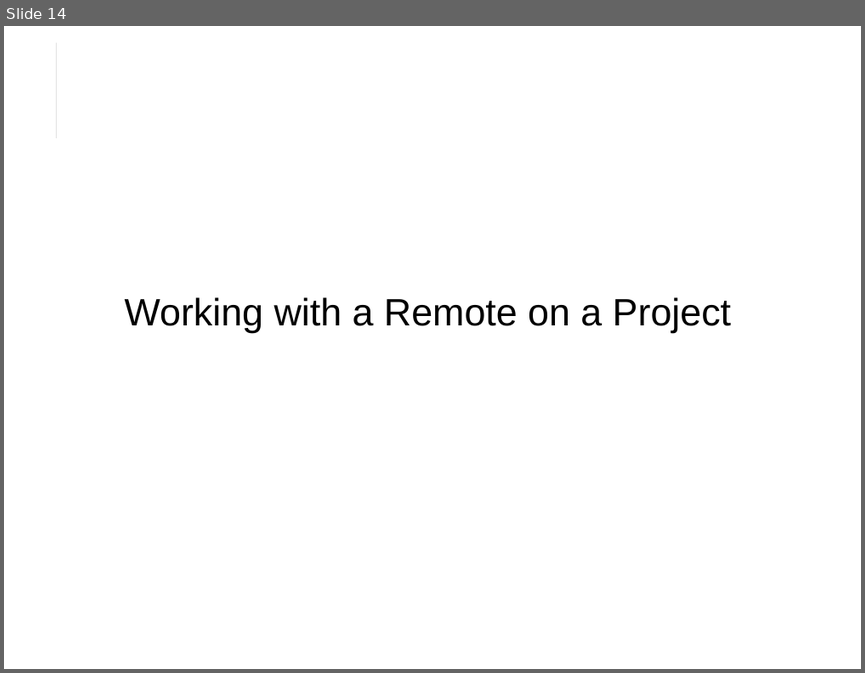
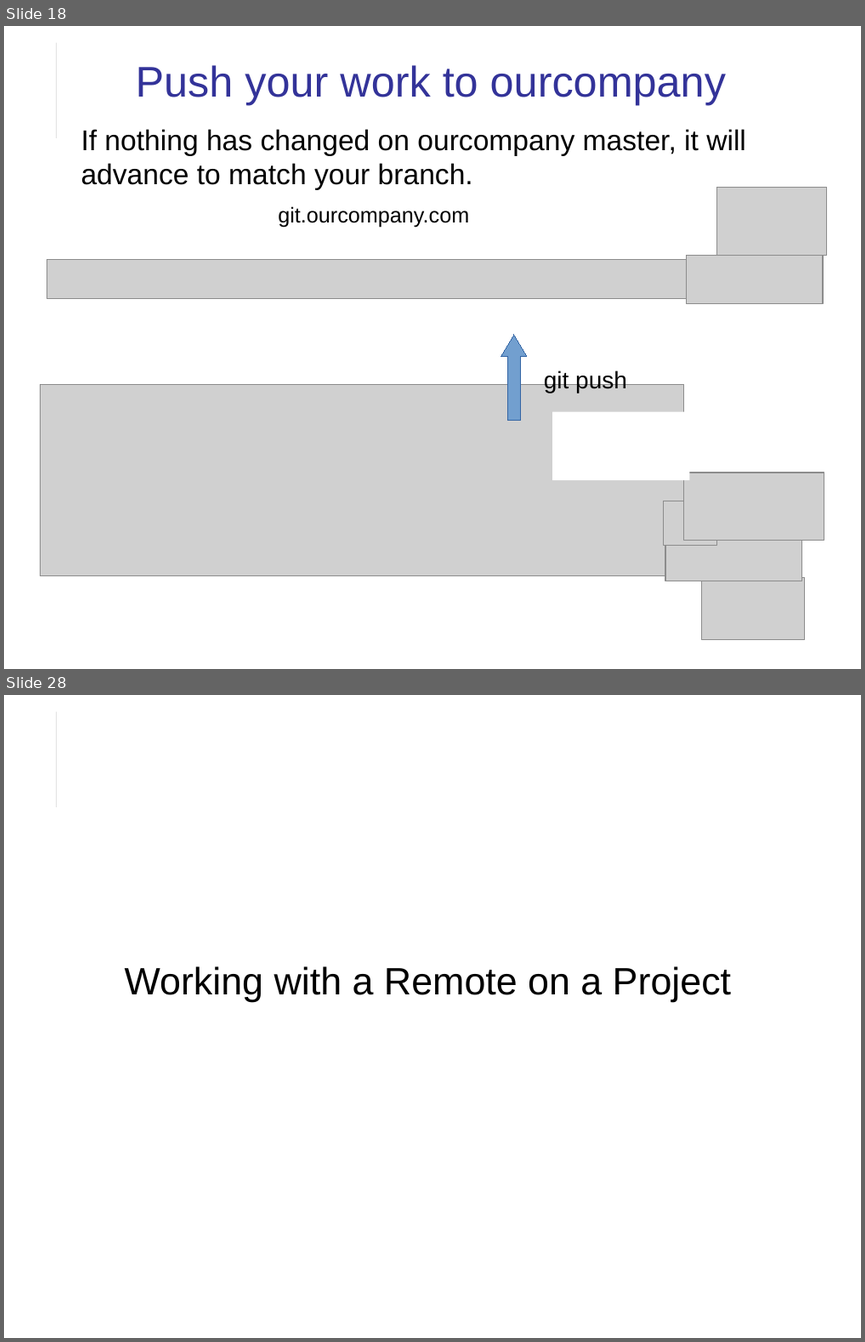
Before and after one commit to cpske/ISP, a slide deck: git/Git-Remotes.odp. Shown one above the other, each under a label of ours: slide 14 before the commit, slides 18 and 28 after it; the slides between them are not shown. The pictures are 865x673 and 865x1342 pixels, drawn with LibreOffice and Linux fonts; fonts in the diff are those of the drawing; grey boxes stand for pictures. Boxes give left, top, right and bottom in pixels: in the first picture for what was removed or moved away, otherwise in the second. Text is boxed around its words. In the diff, an @@ line names an element or a change of style, - is before the commit and + after.

```diff
--- a/git/Git-Remotes.odp
+++ b/git/Git-Remotes.odp
@@ slide 18 added at [4,26,861,669], background #FFFFFF; not listed: 2 template elements that a slide beside it also shows @@
@@ title added at [136,65,726,105], 36 pt, text #333399 @@
+Push your work to ourcompany
@@ text added at [81,129,746,190], 24 pt, text #000000 @@
+If nothing has changed on ourcompany master, it will advance to match your branch.
@@ picture added at [717,188,827,256] @@
@@ text added at [278,206,469,227], 18 pt, text #000000 @@
+git.ourcompany.com
@@ picture added at [46,259,689,299] @@
@@ picture added at [686,256,823,304] @@
@@ up arrow added at [501,335,527,420], fill #729FCF, outline #3465A4 0 pt @@
@@ text added at [544,369,627,392], 20 pt, text #000000 @@
+git push
@@ picture added at [40,384,683,576] @@
@@ rectangle added at [552,412,689,480], fill #FFFFFF @@
@@ picture added at [683,472,824,540] @@
@@ picture added at [663,500,716,545] @@
@@ picture added at [665,533,801,580] @@
@@ picture added at [702,577,804,640] @@
@@ what was slide 14 is now slide 28 @@
```
Also in this commit, not shown: 8 slides changed, 13 other slides added, 9 other files.
